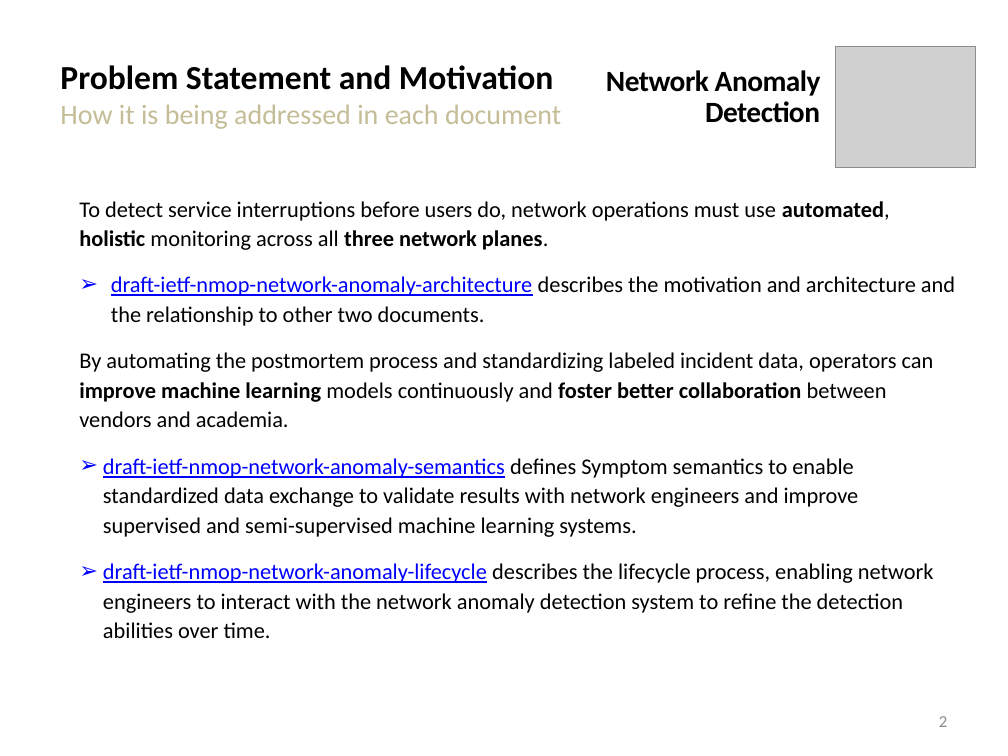
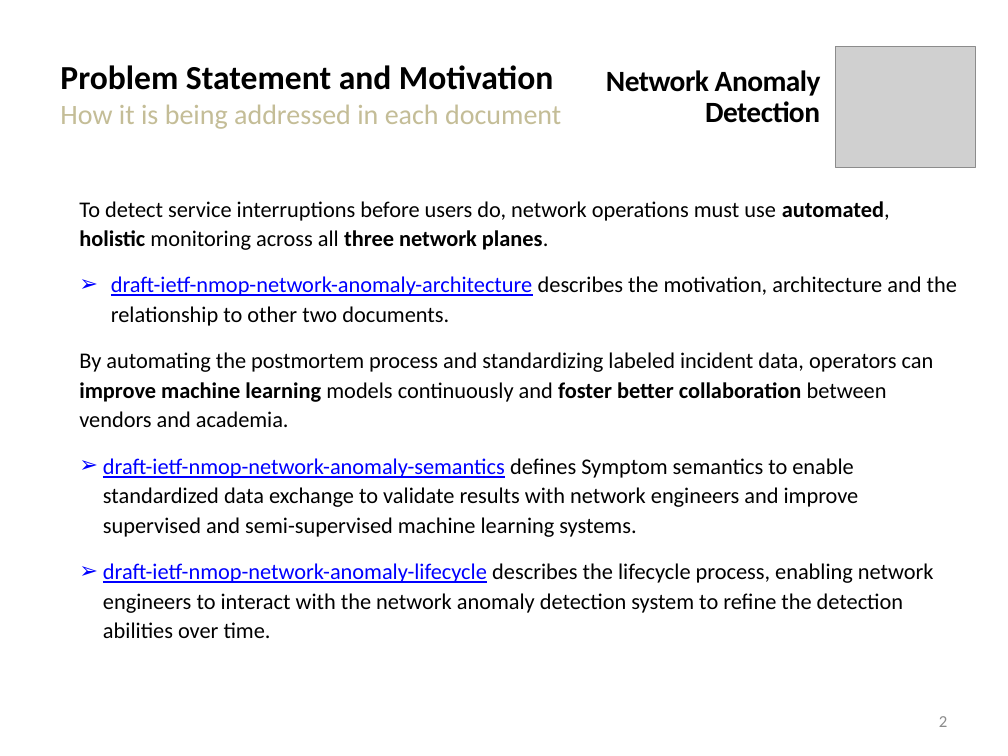
Before and after one commit to network-analytics/ietf-network-analytics-document-status, a slide deck: slide 2 of 125/NMOP/draft-ietf-nmop-network-anomaly-architecture-semantics-lifecycle.pptx. Drawn at 1008x756 pixels with LibreOffice and Linux fonts; fonts in the diff are those of the drawing; grey boxes stand for pictures. Boxes give left, top, right and bottom in pixels: in the first picture for what was removed or moved away, otherwise in the second. Text is boxed around its words. In the diff, an @@ line names an element or a change of style, - is before the commit and + after.

Commit message:
update network-anomaly-architecture-semantics-lifecycle slide deck

```diff
--- a/125/NMOP/draft-ietf-nmop-network-anomaly-architecture-semantics-lifecycle.pptx
+++ b/125/NMOP/draft-ietf-nmop-network-anomaly-architecture-semantics-lifecycle.pptx
@@ text at (111, 276, 957, 326): text changed @@
-➢ draft-ietf-nmop-network-anomaly-architecture describes the motivation and architecture and the relationship to other two documents.
+➢ draft-ietf-nmop-network-anomaly-architecture describes the motivation, architecture and the relationship to other two documents.
```
Also in this commit, not shown: 11 other slides changed, 1 other file.
